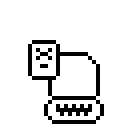
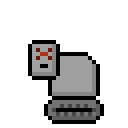
Revision of a layered 128x128 image; what changed, layer by layer:
added layer "Shadow" (16%) above "Wheel Detail" over (32, 44, 100, 120)
added layer "Wheel Detail" (40%) above "Wheels" over (52, 104, 96, 116)
added layer "Wheels" above "Body Detail" over (48, 100, 100, 120)
added layer "Colour" above "Enemy" over (32, 44, 96, 96)
painted on "Enemy" over (36, 48, 92, 116)
painted on "Background" over (32, 44, 100, 120)
